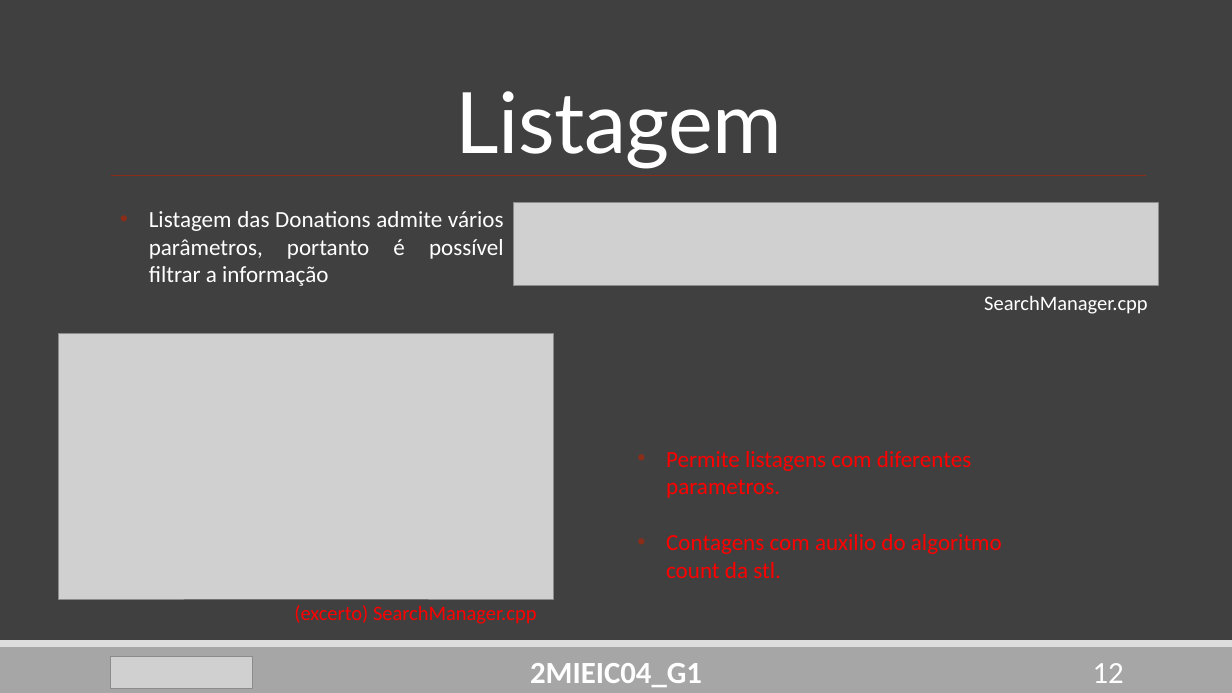
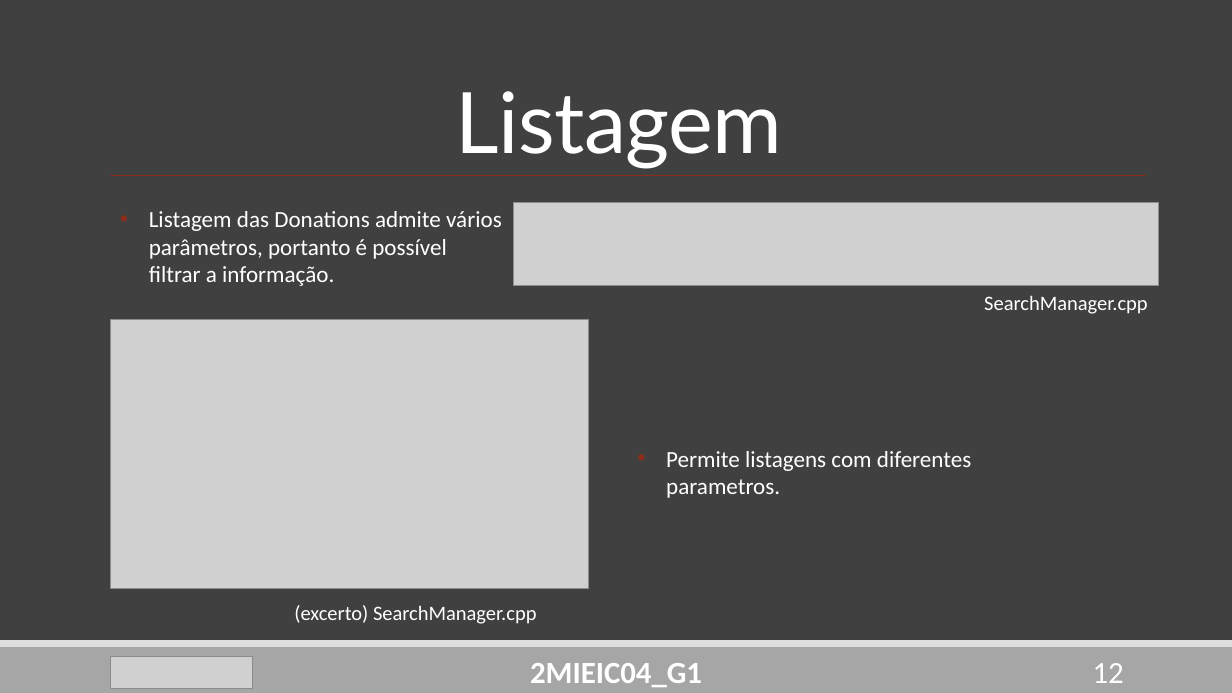
Before and after one commit to DoStini/FEUP-AEDA-proj, a slide deck: slide 12 of StreamZ__P2.pptx. Drawn at 1232x693 pixels with LibreOffice and Linux fonts; fonts in the diff are those of the drawing; grey boxes stand for pictures. Boxes give left, top, right and bottom in pixels: in the first picture for what was removed or moved away, otherwise in the second. Text is boxed around its words. In the diff, an @@ line names an element or a change of style, - is before the commit and + after.

Commit message:
Add some stuff to ppt

```diff
--- a/StreamZ__P2.pptx
+++ b/StreamZ__P2.pptx
@@ text at [149, 211, 502, 286]: text changed @@
-• Listagem das Donations admite vários parâmetros, portanto é possível filtrar a informação
+• Listagem das Donations admite vários parâmetros, portanto é possível filtrar a informação.
@@ picture: place and size @@
-picture at [59, 334, 555, 599]
+picture at [111, 320, 589, 589]
@@ text "Permite listagens com diferentes parametros." at [666, 451, 971, 498]: text colour #FF0000 to #FFFFFF @@
@@ text at [666, 534, 1002, 578]: paragraph removed @@
-• Contagens com auxilio do algoritmo count da stl.
@@ text "(excerto) SearchManager.cpp" at [294, 605, 537, 624]: text colour #FF0000 to #FFFFFF @@
```
Also in this commit, not shown: 3 other slides changed, 1 other file.
